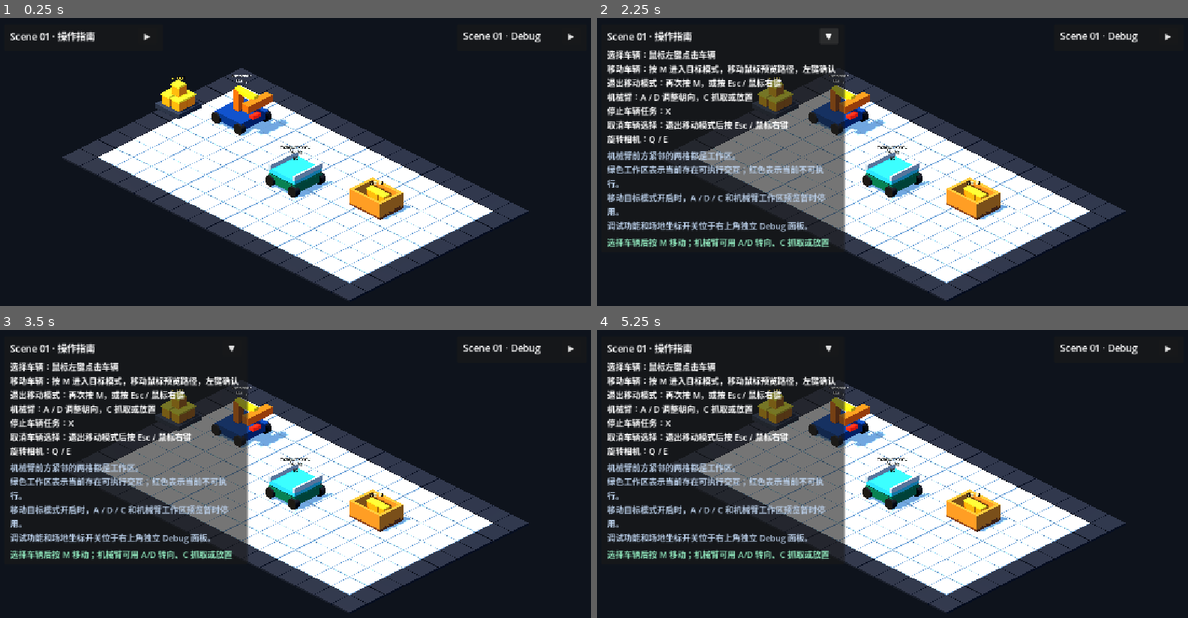
Above: before the commit, frames 1-4 (two rows, left to right).
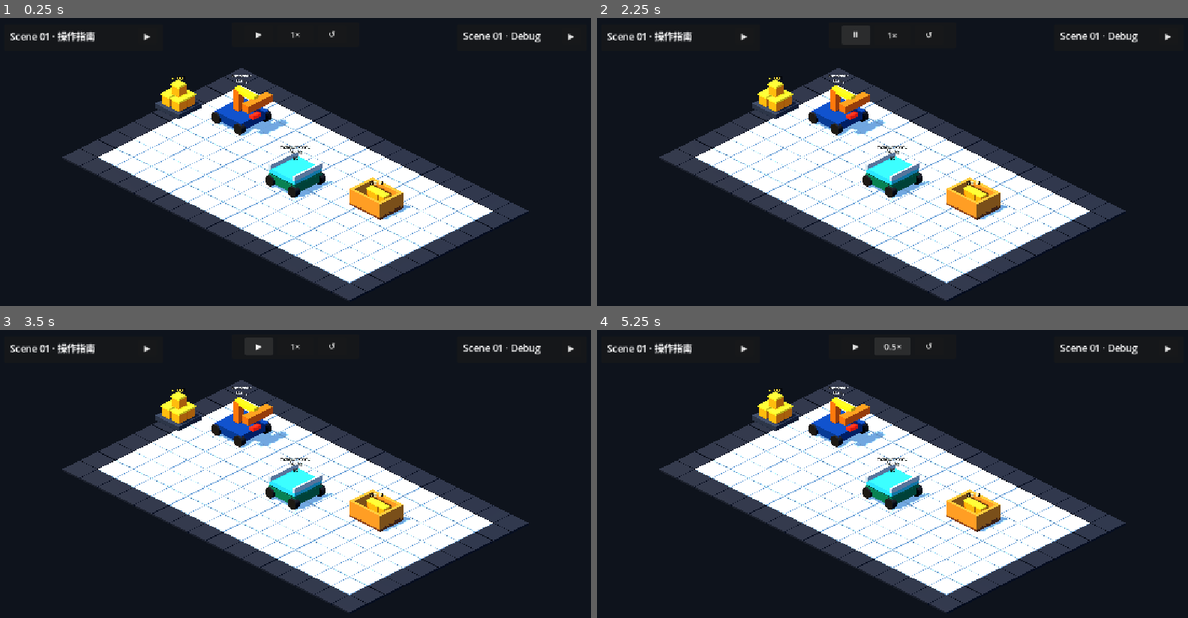
Above: after the commit, the same moments.

Repository: Ri0n72Y/automata
Game: Godot game, scene res://scenes/scene_01/scene_01_basic_packing.tscn
Two runs of this game, one before a commit and one after it. Both use one fixed random seed, a clock stepped at 60 frames per second and the inputs below.
Inputs (mouse positions are in pixels of both pictures, inside the frame that each line leads up to):
- Up to frame 1 (0.25 s): no input
- Up to frame 2 (2.25 s): click "▶" at 0.5 s; click "▼" at 1.25 s; click "▶" at 2 s
- Up to frame 3 (3.5 s): click (260, 347) at 2.75 s, where only the run after the commit has a clickable "⏸"
- Up to frame 4 (5.25 s): click (892, 347) at 3.5 s, where only the run after the commit has a clickable "1×"; click (892, 347) at 4.25 s, where only the run after the commit has a clickable "2×"; click (892, 347) at 5 s, where only the run after the commit has a clickable "4×"

The runs differ from the first frame. In frame 1, less than 0.1% of the frame differs, in the area x 43-57%, y 4-8%; in frame 2, 16%, in the area x 1-57%, y 2-81%; in frame 3, 16%; in frame 4, 16%.

Commit message:
[codex]feat(scene-01): wire lifecycle controllers and top controls

Diff:
--- a/scenes/scene_01/scene_01_basic_packing.tscn
+++ b/scenes/scene_01/scene_01_basic_packing.tscn
@@ -1,25 +1,26 @@
-[gd_scene load_steps=22 format=3 uid="uid://scene01basicpacking"]
+[gd_scene load_steps=23 format=3 uid="uid://scene01basicpacking"]
 
-[ext_resource type="Script" path="res://scripts/scene_01/scene_01_controller.gd" id="1_controller"]
+[ext_resource type="Script" path="res://scripts/scene_01/scene_01_lifecycle_controller.gd" id="1_controller"]
 [ext_resource type="Script" path="res://scripts/grid/grid_debug_view.gd" id="2_grid_debug"]
 [ext_resource type="PackedScene" path="res://scenes/scene_01/components/scene_01_field_16x10.tscn" id="3_static_field"]
-[ext_resource type="Script" path="res://scripts/input/grid_selection_controller.gd" id="4_grid_selection"]
+[ext_resource type="Script" path="res://scripts/scene_01/scene_01_lifecycle_grid_selection_controller.gd" id="4_grid_selection"]
 [ext_resource type="PackedScene" path="res://scenes/scene_01/components/scene_01_camera_lighting.tscn" id="5_camera_lighting"]
 [ext_resource type="Script" path="res://scripts/scene_01/scene_01_vehicle_manager.gd" id="6_vehicle_manager"]
 [ext_resource type="PackedScene" path="res://scenes/scene_01/vehicles/arm_vehicle_placeholder.tscn" id="7_arm_vehicle"]
 [ext_resource type="PackedScene" path="res://scenes/scene_01/vehicles/transport_vehicle_placeholder.tscn" id="8_transport_vehicle"]
 [ext_resource type="PackedScene" path="res://scenes/scene_01/components/scene_01_manual_ui.tscn" id="9_manual_ui"]
 [ext_resource type="Script" path="res://scripts/input/vehicle_selection_controller.gd" id="10_vehicle_selection"]
-[ext_resource type="Script" path="res://scripts/input/vehicle_move_controller.gd" id="11_vehicle_move"]
+[ext_resource type="Script" path="res://scripts/scene_01/scene_01_lifecycle_vehicle_move_controller.gd" id="11_vehicle_move"]
 [ext_resource type="Script" path="res://scripts/scene_01/scene_01_object_manager.gd" id="12_object_manager"]
 [ext_resource type="PackedScene" path="res://scenes/scene_01/objects/infinite_block_pile.tscn" id="13_item_source"]
 [ext_resource type="PackedScene" path="res://scenes/scene_01/objects/standard_box.tscn" id="14_item_receiver"]
 [ext_resource type="Script" path="res://scripts/scene_01/grid_transform_follower.gd" id="15_grid_follower"]
-[ext_resource type="Script" path="res://scripts/input/vehicle_grab_drop_controller.gd" id="16_grab_drop"]
+[ext_resource type="Script" path="res://scripts/scene_01/scene_01_lifecycle_grab_drop_controller.gd" id="16_grab_drop"]
 [ext_resource type="Script" path="res://scripts/objects/ground_block_field.gd" id="17_ground_field"]
 [ext_resource type="PackedScene" path="res://scenes/scene_01/components/grab_drop_interaction_preview.tscn" id="18_grab_drop_preview"]
 [ext_resource type="Script" path="res://scripts/input/vehicle_grab_drop_input_router.gd" id="19_grab_drop_input"]
 [ext_resource type="PackedScene" path="res://scenes/scene_01/components/scene_01_debug_ui.tscn" id="20_debug_ui"]
+[ext_resource type="PackedScene" path="res://scenes/scene_01/components/scene_01_lifecycle_controls.tscn" id="21_lifecycle_ui"]
 
 [sub_resource type="Resource" id="Resource_ground_field"]
 resource_local_to_scene = true
@@ -113,6 +114,10 @@
 scene_controller_path = NodePath("..")
 grab_drop_controller_path = NodePath("../SceneRoot/GridRoot/VehicleGrabDropController")
 
+[node name="LifecycleUIRoot" parent="." instance=ExtResource("21_lifecycle_ui")]
+unique_name_in_owner = true
+scene_controller_path = NodePath("..")
+
 [node name="DebugUIRoot" parent="." instance=ExtResource("20_debug_ui")]
 unique_name_in_owner = true
 scene_controller_path = NodePath("..")
